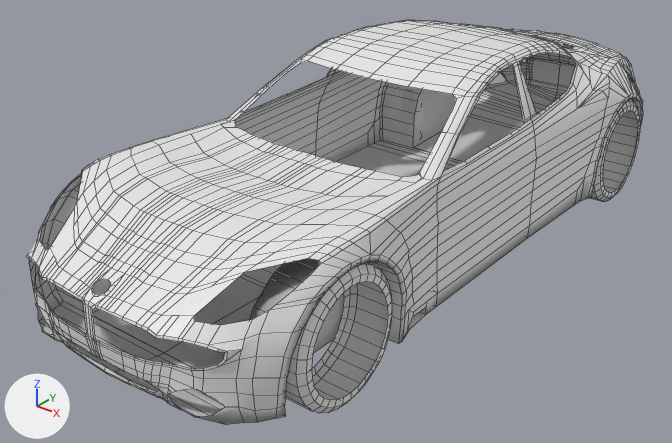
The Blender file 2019_2020/space_force_trailer/assets/jsflycar/new fisker.blend: old version first, new version second.
Camera for both pictures: a camera (50 mm lens) standing at (2.21, -1.45, 1.95) and looking at (-0.1, 1.44, 0.16). Every picture has the same lights, and +X, +Y and +Z are marked at lower left. Mesh edges are drawn as thin lines.
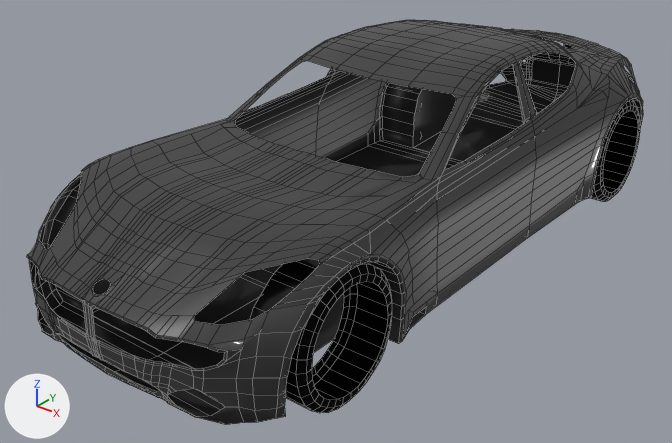
What differs and where, as boxes (x1, y1, x2, y2) in the pictures (672 x 443 px):
'Plane', recoloured (white to grey)
    both: (27, 20, 643, 425)
'Cylinder', recoloured, shading changed (grey to black)
    both: (285, 99, 640, 413)

The change, as a list of edits to the scene's bpy script:
```text
Add mat_tires:
    mat_tires = principled_material('tires')
    mat_tires.base_color = (0.0, 0.0, 0.0)  # black #000000
    mat_tires.roughness = 1.0
    mat_tires.specular_ior_level = 0.142
Add mat_car_paint:
    mat_car_paint = principled_material('car paint')
    mat_car_paint.base_color = (0.0323, 0.0323, 0.0323)  # black #323232
    mat_car_paint.roughness = 0.415
    mat_car_paint.coat_weight = 0.25
    mat_car_paint.coat_roughness = 0.0
Change me_plane_002:
    where me_plane_002.from_pydata(...)  # 1016 vertices, 804 faces; spans x 0.0..48.0, y -21.0..227.0, z 0.0..60.0
    add me_plane_002.materials.append(mat_car_paint)  # black #323232
Change me_cylinder:
    where me_cylinder.from_pydata(...)  # 224 vertices, 192 faces; spans x -5.24..-3.24, y -0.98..1.0, z 4.5..6.53
    used by ob_cylinder; location = (0.002, 1.695, 0.256); rotation_euler = (1.571, 0.0, 1.571), in degrees (90, 0, 90); scale = (0.255, 0.264, 0.0959)
    me_cylinder part 1: all faces are now shaded smooth (192 of 192 changed)
    add me_cylinder.materials.append(mat_tires)  # black #000000
```
